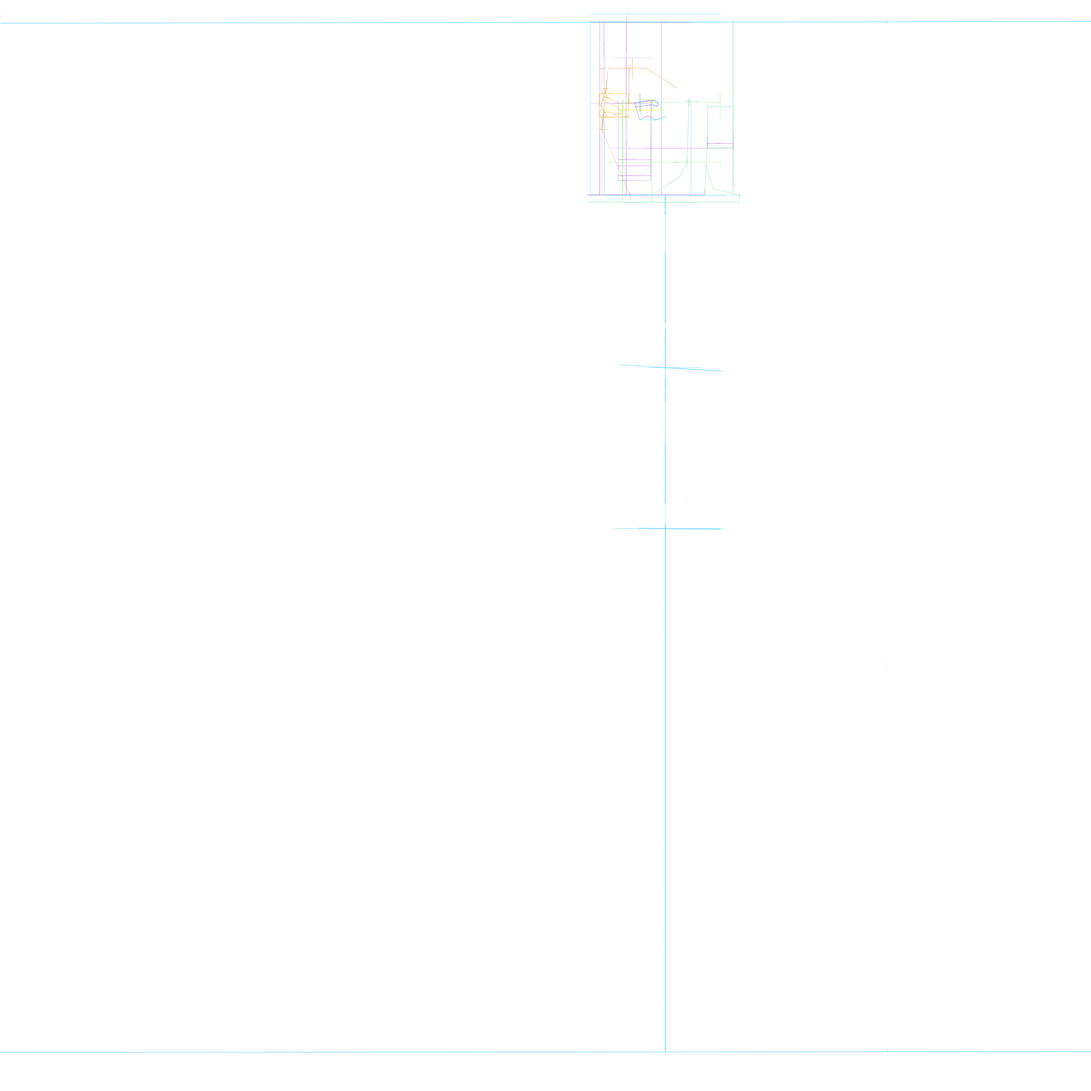
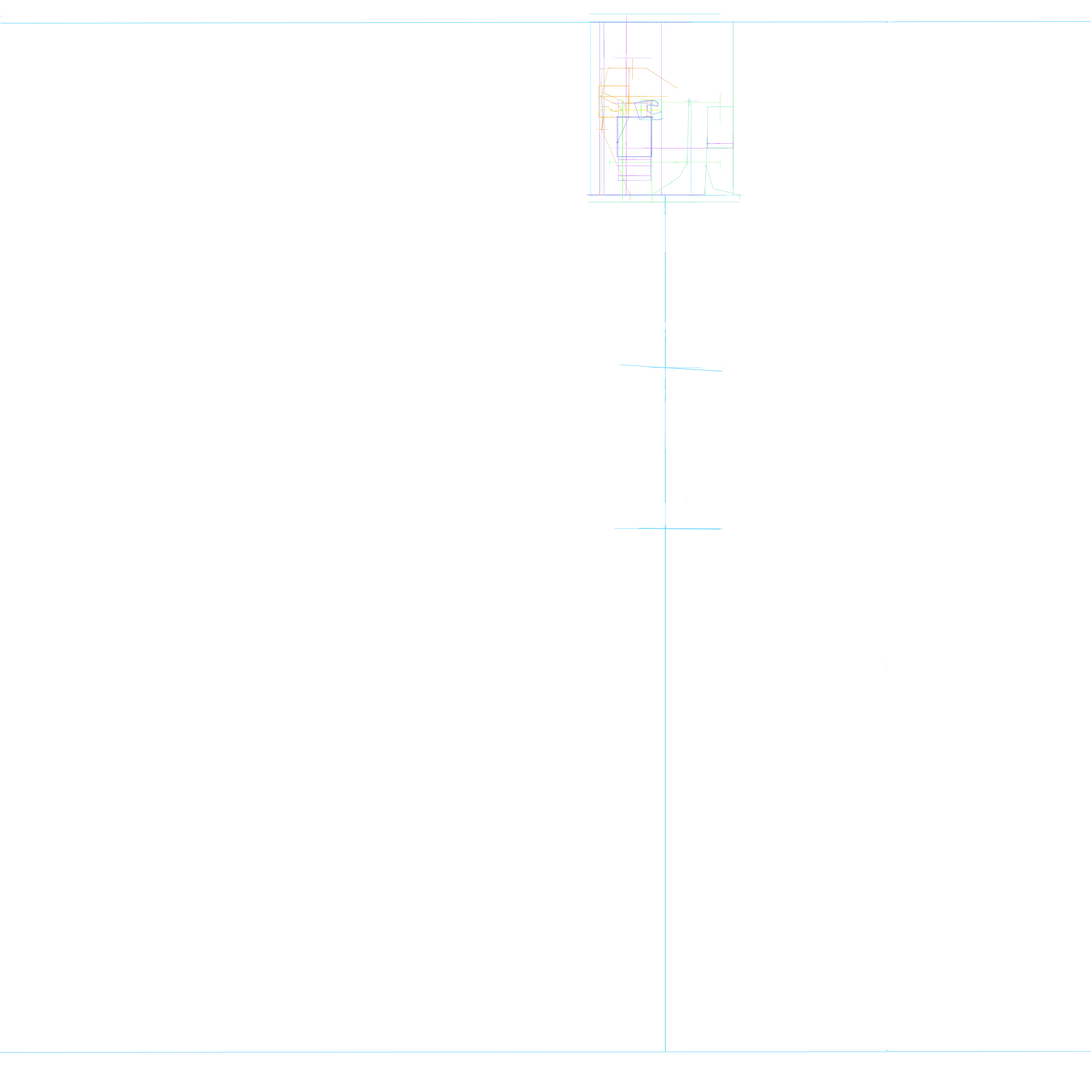
Two versions of the same layered image (1091×1091). Layer-by-layer changes:
added layer "Layer 98" above "Layer 97" over (x1=615, y1=116, x2=630, y2=143)
added layer "Layer 97" above "Layer 96" over (x1=606, y1=115, x2=667, y2=158)
added layer "Layer 96" above "Layer 93" over (x1=646, y1=110, x2=664, y2=121)
added layer "Layer 93" above "Layer 92" over (x1=600, y1=81, x2=626, y2=119)
added layer "Layer 92" above "Layer 94" over (x1=595, y1=96, x2=669, y2=108)
added layer "Layer 90" above "Layer 91" over (x1=595, y1=98, x2=667, y2=118)
painted on "Layer 89" over (x1=598, y1=85, x2=630, y2=118)
painted on "Layer 68" over (x1=601, y1=67, x2=623, y2=118)
painted on "Layer 62" over (x1=635, y1=105, x2=648, y2=108)
removed layer "Layer 79" over (x1=603, y1=51, x2=616, y2=118)
painted on "Layer 75" over (x1=646, y1=104, x2=667, y2=121)
hid "Layer 74" over (x1=590, y1=92, x2=641, y2=113)
